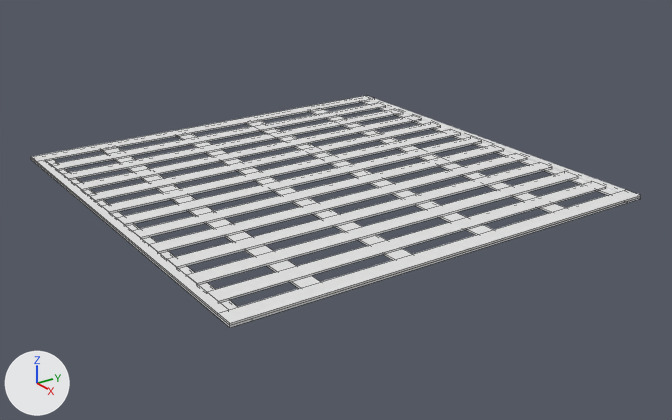
The Blender file 小海狸/斑斓/快闪店方案/地台.blend as it was, and as the next commit left it.
The view is the same before and after, from a camera (50 mm lens) standing at (1.35, -2.69, 1.78) and looking at (-2.62, 0.04, -0.16). Every picture has the same lights, and +X, +Y and +Z are marked at lower left. Mesh edges are drawn as thin lines on the coarser meshes.
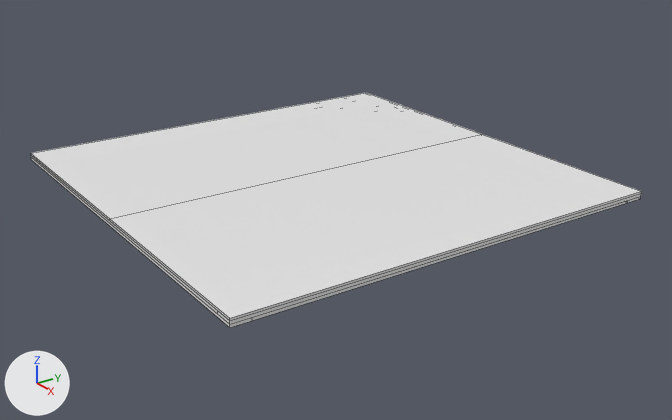
Where the change shows, as pixel boxes [x1, y1, x2, y2] in the pictures (672 x 420 px):
'Cube.023', added
    after: [110, 134, 641, 321]
'Cube.022', added
    after: [31, 93, 480, 221]
'Cube.014', moved
    before: [218, 190, 641, 325]
    after: [218, 194, 641, 324]
'Cube.019', unchanged, covered by the edit
    before: [51, 103, 606, 303]
'Cube.018', unchanged, covered by the edit
    before: [102, 109, 565, 288]
'Cube.020', unchanged, covered by the edit
    before: [36, 160, 229, 315]
    after: [36, 160, 218, 314]
'Cube.015', unchanged, covered by the edit
    before: [31, 96, 374, 163]

What the commit changed:
Mesh me_cube_023 is new.
It is a box spanning x -0.5..0.5, y -0.5..0.5, z -0.5..0.7.
Object 'Cube.014' (ob_cube_014) moves from (-1.568, 0.0, 0.015) to (-1.568, 0.0, 0.02).
Object 'Cube.023' (ob_cube_023) is new; it shows me_cube_023.
Its location is (-2.128, 0.0, 0.035).
Its scale is (1.22, 2.44, 0.01).
Object 'Cube.022' (ob_cube_022) is new; it shows a copy of me_cube_023.
Its location is (-3.348, 0.0, 0.035).
Its scale is (1.22, 2.44, 0.01).
